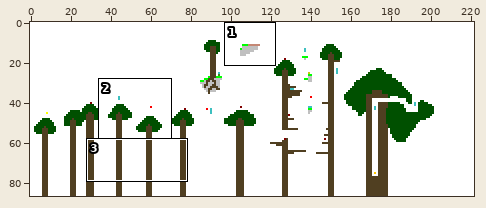
Two versions of one sprite sheet, Project/levels/level4_2.png. The first picture is a wide view before the edit; the outline marks the close-up.
Close-up. Before the commit:
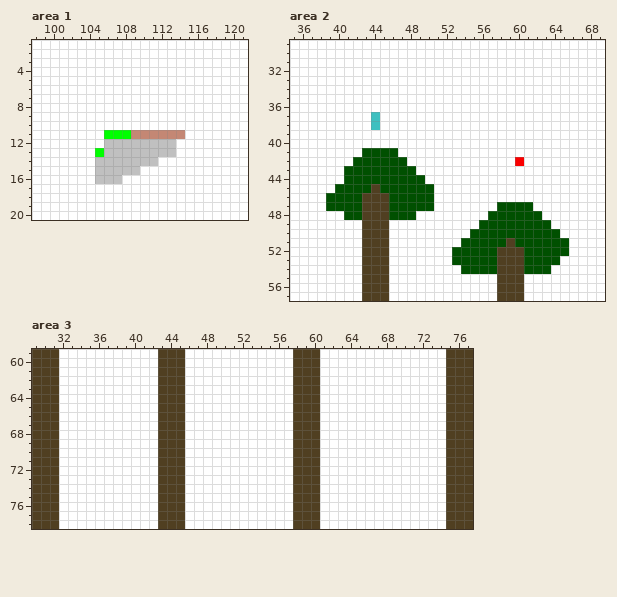
The file is 222x87 pixels. Shown: area 1: x 98..121, y 1..20; area 2: x 35..69, y 29..57; area 3: x 29..77, y 59..78. The commit also changed other parts of the picture, which this record leaves out.
The same view after the edit:
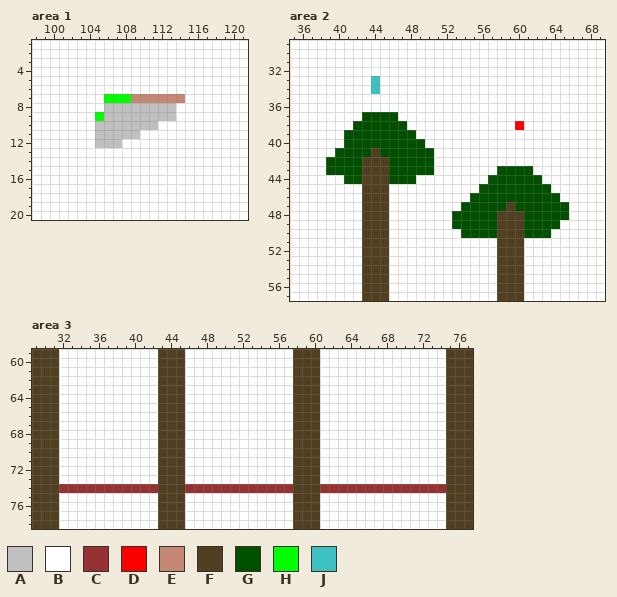
Palette (. is transparent): A #c0c0c0  B #ffffff  C #963232  D #fa0000  E #c48774  F #503f21  G #005000  H #00ff00  J #3dc0c0
Change:
Area 1:
y 7: x 106..114 BBBBBBBBB -> HHHEEEEEE
y 8: x 106..113 BBBBBBBB -> AAAAAAAA
y 9: x 105..113 BBBBBBBBB -> HAAAAAAAA
y 10: x 105..111 BBBBBBB -> AAAAAAA
y 11: x 105..114 BHHHEEEEEE -> AAAAABBBBB
y 12: x 105 B -> A; x 108..113 AAAAAA -> BBBBBB
y 13: x 105..113 HAAAAAAAA -> BBBBBBBBB
y 14: x 105..111 AAAAAAA -> BBBBBBB
y 15: x 105..109 AAAAA -> BBBBB
y 16: x 105..107 AAA -> BBB
Area 2:
y 33..34: x 44 B -> J
y 37: x 43..46 BJBB -> GGGG
y 38: x 42..47 BBJBBB -> GGGGGG; x 60 B -> D
y 39: x 41..48 BBBBBBBB -> GGGGGGGG
y 40: x 41..49 BBBBBBBBB -> GGGGGGGGG
y 41: x 40..42 BBB -> GGG; x 44 G -> F; x 47..50 BBBB -> GGGG
y 42: x 39..41 BBB -> GGG; x 43..45 GGG -> FFF; x 48..50 BBB -> GGG; x 60 D -> B
y 43: x 39..40 BB -> GG; x 43..45 GGG -> FFF; x 49..50 BB -> GG; x 58..61 BBBB -> GGGG
y 44: x 43..45 GGG -> FFF; x 49 G -> B; x 57..62 BBBBBB -> GGGGGG
y 45: x 40..43 GGGG -> BBBF; x 45..50 GGGGGG -> FBBBBB; x 56..63 BBBBBBBB -> GGGGGGGG
y 46: x 39..42 GGGG -> BBBB; x 46..50 GGGGG -> BBBBB; x 55..64 BBBBBBBBBB -> GGGGGGGGGG
y 47: x 39..42 GGGG -> BBBB; x 46..50 GGGGG -> BBBBB; x 54..57 BBBB -> GGGG; x 59 G -> F; x 62..65 BBBB -> GGGG
y 48: x 41..42 GG -> BB; x 46..48 GGG -> BBB; x 53..56 BBBB -> GGGG; x 58..60 GGG -> FFF; x 63..65 BBB -> GGG
y 49: x 53..55 BBB -> GGG; x 58..60 GGG -> FFF; x 64 B -> G
y 50: x 54 B -> G; x 58..60 GGG -> FFF; x 64 G -> B
y 51: x 54..58 GGGGG -> BBBBF; x 60..65 GGGGGG -> FBBBBB
y 52: x 53..57 GGGGG -> BBBBB; x 61..65 GGGGG -> BBBBB
y 53: x 53..57 GGGGG -> BBBBB; x 61..64 GGGG -> BBBB
y 54: x 54..57 GGGG -> BBBB; x 61..63 GGG -> BBB
Area 3:
y 74: x 32..42 BBBBBBBBBBB -> CCCCCCCCCCC; x 46..57 BBBBBBBBBBBB -> CCCCCCCCCCCC; x 61..74 BBBBBBBBBBBBBB -> CCCCCCCCCCCCCC
